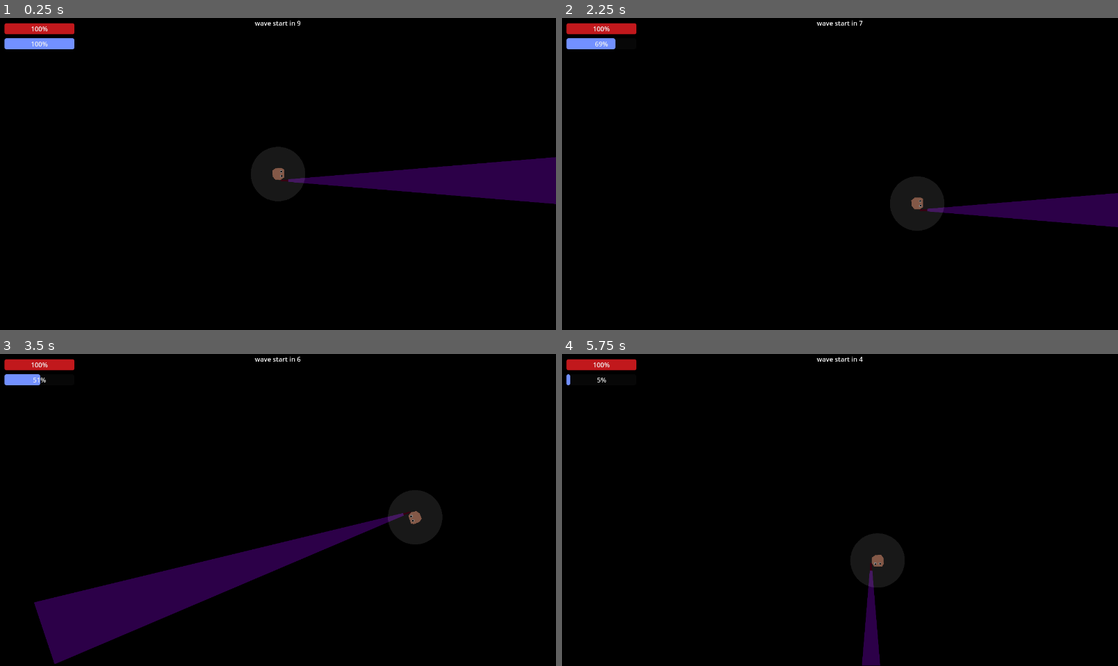
Above: before the commit, frames 1-4 (two rows, left to right).
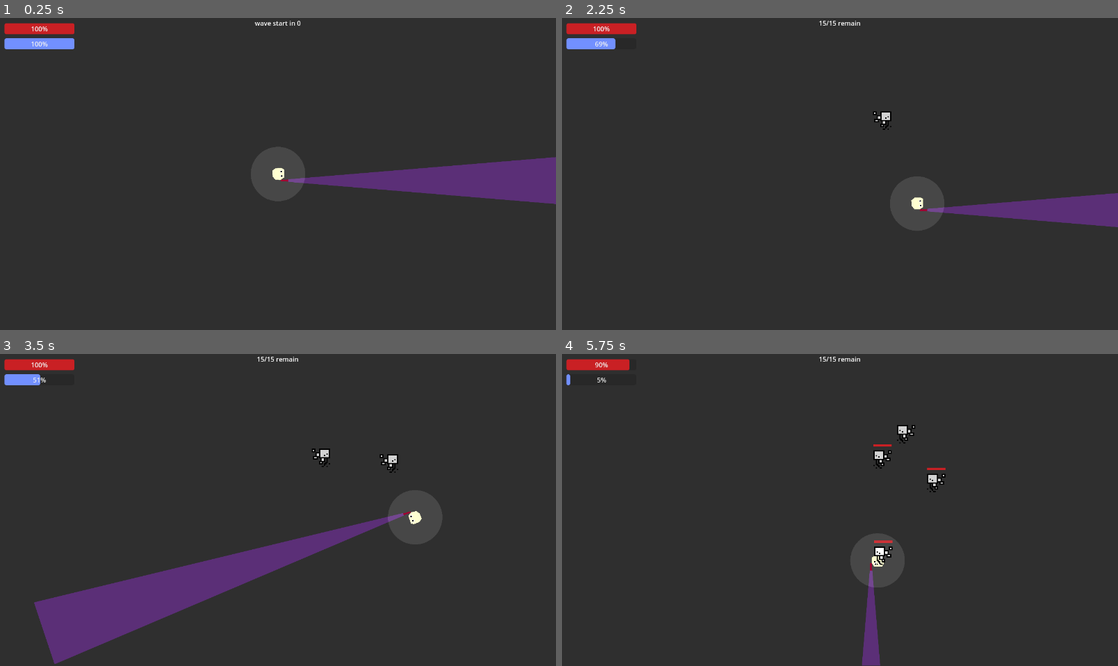
Above: after the commit, the same moments.

Repository: mncc8337/blashout
Game: Godot game, scene res://scenes/main.tscn
Same seed, same stepped clock (60 frames per second), same inputs: the game is played once before the commit and once after it.
Inputs (mouse positions are in pixels of both pictures, inside the frame that each line leads up to):
- Up to frame 1 (0.25 s): no input
- Up to frame 2 (2.25 s): move the mouse to (962, 158) at 0.52 s; hold D (right) 0.53-1.28 s; hold Shift (run) 0.53-1.28 s; move the mouse to (728, 189) at 1.27 s; hold S (down) 1.28-2.03 s; tap Shift (run) at 1.35 s; move the mouse to (895, 105) at 2.02 s; hold D (right) from 2.03 s (still down); hold Shift (run) from 2.03 s (still down)
- Up to frame 3 (3.5 s): move the mouse to (250, 572) at 2.77 s; release D (right) at 2.78 s; release Shift (run) at 2.78 s; hold W (up) from 2.78 s (still down); tap Shift (run) at 2.85 s
- Up to frame 4 (5.75 s): move the mouse to (1006, 556) at 3.52 s; release W (up) at 3.53 s; hold Shift (run) 3.53-4.28 s; hold A (left) 3.53-5.03 s; move the mouse to (673, 463) at 4.27 s; tap Shift (run) at 4.35 s; move the mouse to (867, 510) at 5.02 s; hold S (down) from 5.03 s (still down); hold Shift (run) from 5.03 s (still down)

The runs differ from the first frame. In frame 1, 99% of the frame differs, in the area x 0-100%, y 0-100%; in frame 2, 99%; in frame 3, 99%; in frame 4, 99%.

Commit message:
foe now gan go though wall/blocks

Diff:
--- a/scenes/foe.tscn
+++ b/scenes/foe.tscn
@@ -12,6 +12,8 @@
 [node name="foe" type="CharacterBody2D" groups=["foe"]]
 position = Vector2(750, 448)
 scale = Vector2(3, 3)
+collision_layer = 2
+collision_mask = 2
 motion_mode = 1
 script = ExtResource("1_w5fsp")
 
--- a/scenes/main.tscn
+++ b/scenes/main.tscn
@@ -53,6 +53,7 @@
 polygon = PackedVector2Array(-172, -101, 1252, -103, 1234, 731, -168, 715)
 
 [node name="CanvasModulate" type="CanvasModulate" parent="."]
+visible = false
 color = Color(0, 0, 0, 1)
 
 [node name="player" parent="." instance=ExtResource("1_ir80p")]
@@ -280,6 +281,5 @@
 [node name="foe_spawn_timer" type="Timer" parent="."]
 
 [node name="wave_start_timer" type="Timer" parent="."]
-wait_time = 10.0
 one_shot = true
 autostart = true
--- a/scenes/player.tscn
+++ b/scenes/player.tscn
@@ -80,69 +80,86 @@
 [node name="ray1" type="RayCast2D" parent="flashlight"]
 position = Vector2(0, 20)
 target_position = Vector2(3000, 480)
+collision_mask = 3
 
 [node name="ray13" type="RayCast2D" parent="flashlight"]
 position = Vector2(-7.62939e-06, 17.5)
 target_position = Vector2(3000, 420)
+collision_mask = 3
 
 [node name="ray8" type="RayCast2D" parent="flashlight"]
 position = Vector2(-7.62939e-06, 15)
 target_position = Vector2(3000, 360)
+collision_mask = 3
 
 [node name="ray12" type="RayCast2D" parent="flashlight"]
 position = Vector2(-7.62939e-06, 12.5)
 target_position = Vector2(3000, 300)
+collision_mask = 3
 
 [node name="ray3" type="RayCast2D" parent="flashlight"]
 position = Vector2(0, 10)
 target_position = Vector2(3000, 240)
+collision_mask = 3
 
 [node name="ray11" type="RayCast2D" parent="flashlight"]
 position = Vector2(0, 7.5)
 target_position = Vector2(3000, 180)
+collision_mask = 3
 
 [node name="ray5" type="RayCast2D" parent="flashlight"]
 position = Vector2(0, 5)
 target_position = Vector2(3000, 120)
+collision_mask = 3
 
 [node name="ray9" type="RayCast2D" parent="flashlight"]
 position = Vector2(0, 2.5)
 target_position = Vector2(3000, 60)
+collision_mask = 3
 
 [node name="ray0" type="RayCast2D" parent="flashlight"]
 target_position = Vector2(3000, 0)
+collision_mask = 3
 
 [node name="ray10" type="RayCast2D" parent="flashlight"]
 position = Vector2(0, -2.5)
 target_position = Vector2(3000, -60)
+collision_mask = 3
 
 [node name="ray6" type="RayCast2D" parent="flashlight"]
 position = Vector2(0, -5)
 target_position = Vector2(3000, -120)
+collision_mask = 3
 
 [node name="ray14" type="RayCast2D" parent="flashlight"]
 position = Vector2(0, -7.5)
 target_position = Vector2(3000, -180)
+collision_mask = 3
 
 [node name="ray4" type="RayCast2D" parent="flashlight"]
 position = Vector2(0, -10)
 target_position = Vector2(3000, -240)
+collision_mask = 3
 
 [node name="ray15" type="RayCast2D" parent="flashlight"]
 position = Vector2(0, -12.5)
 target_position = Vector2(3000, -300)
+collision_mask = 3
 
 [node name="ray7" type="RayCast2D" parent="flashlight"]
 position = Vector2(0, -15)
 target_position = Vector2(3000, -360)
+collision_mask = 3
 
 [node name="ray16" type="RayCast2D" parent="flashlight"]
 position = Vector2(0, -17.5)
 target_position = Vector2(3000, -420)
+collision_mask = 3
 
 [node name="ray2" type="RayCast2D" parent="flashlight"]
 position = Vector2(6.10352e-05, -20)
 target_position = Vector2(3000, -479.605)
+collision_mask = 3
 
 [node name="healing_timer" type="Timer" parent="."]
 autostart = true
--- a/scripts/foe.gd
+++ b/scripts/foe.gd
@@ -15,6 +15,7 @@
 
 func _ready():
 	health = max_health
+	$healthbar.max_value = max_health
 
 	$attack_cooldown.wait_time = attack_cooldown
 	sqr_attack_range = attack_range * attack_range
--- a/scripts/main.gd
+++ b/scripts/main.gd
@@ -7,7 +7,7 @@
 @onready var foe_model = preload("res://scenes/foe.tscn")
 @onready var block_model = preload("res://scenes/blck.tscn")
 var foe_attack_dmg_max:float = 10
-var foe_speed_max:float = 600.0
+var foe_speed_max:float = 900.0
 var foe_health_max:float = 100
 var foe_attack_cooldown_max:float = 1.5
 
@@ -84,8 +84,8 @@
 
 # Called every frame. 'delta' is the elapsed time since the previous frame.
 func _process(delta):
-	$UI/healthbar.max_value = $player.max_health
-	$UI/healthbar.value = $player.health
+	$UI/healthbar.max_value = ceil($player.max_health)
+	$UI/healthbar.value = ceil($player.health)
 	$UI/staminabar.value = $player.stamina
 	if $player.is_exhausted:
 		$UI/exhausted.text = "Exhausted!"
--- a/scripts/player.gd
+++ b/scripts/player.gd
@@ -13,7 +13,7 @@
 var is_running = false
 
 @export var audio_stream: AudioStream
-@export var max_attack_dmg:float = 3
+@export var max_attack_dmg:float = 1
 @export var healing_time:float = 30
 @export var max_health:float = 100
 var attack_dmg:float
